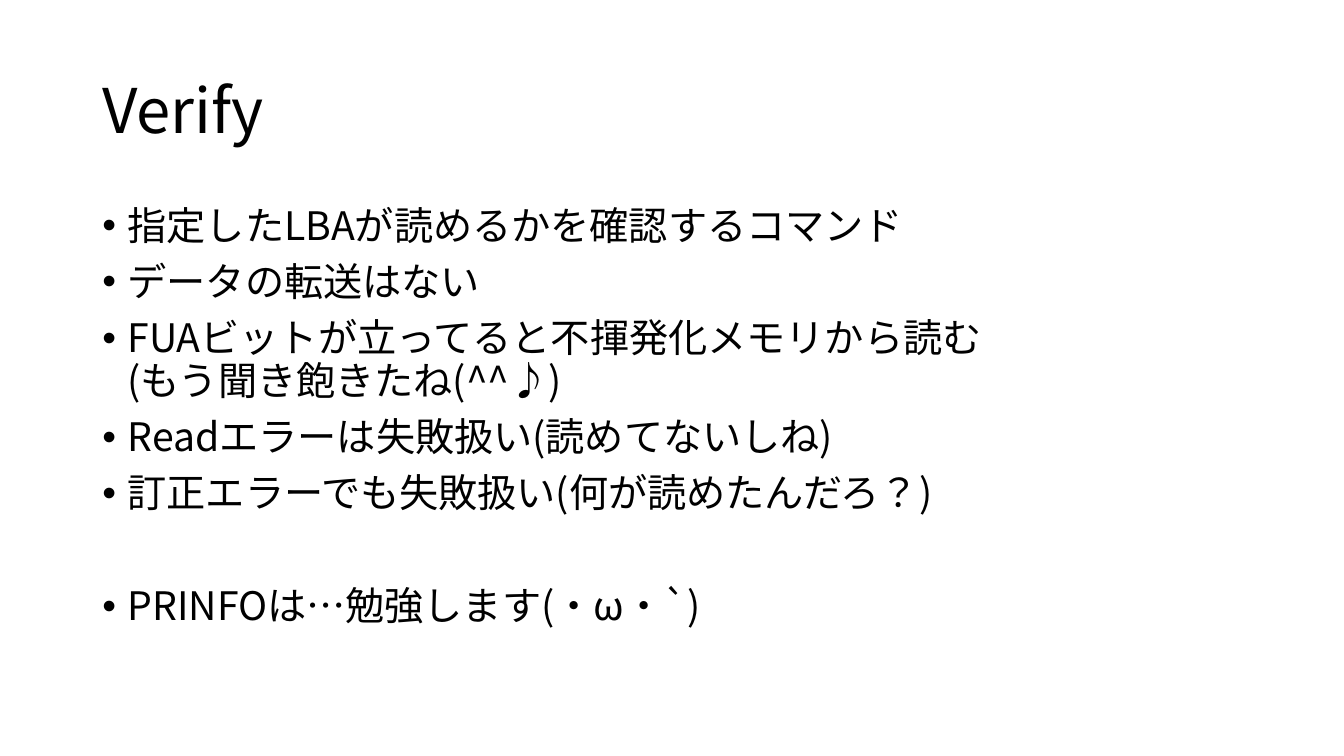
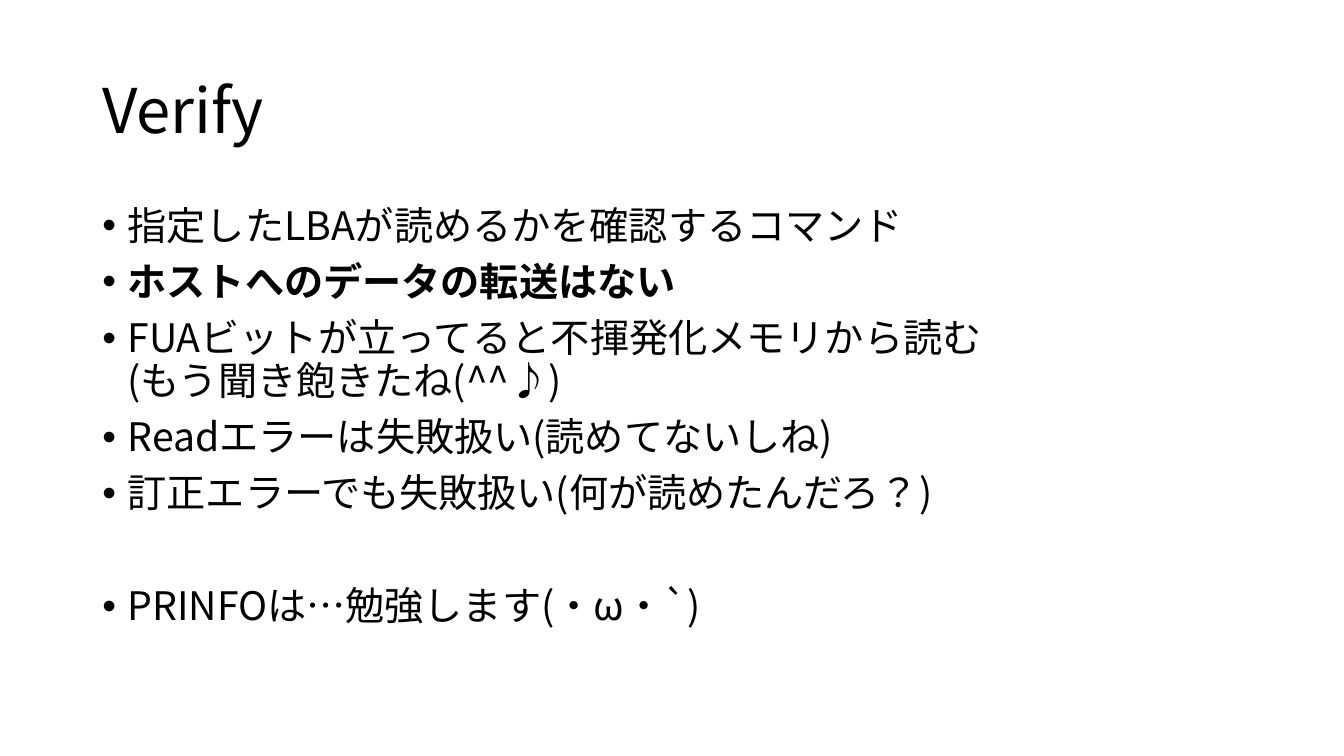
Before and after one commit to sky2244/nvme-specification, a slide deck: slide 4 of NVMe_compare_vs_verify.pptx. Drawn at 1344x756 pixels with LibreOffice and Linux fonts; fonts in the diff are those of the drawing. Boxes give left, top, right and bottom in pixels: in the first picture for what was removed or moved away, otherwise in the second. Text is boxed around its words. In the diff, an @@ line names an element or a change of style, - is before the commit and + after.

Commit message:
Update NVMe_compare_vs_verify.pptx
Update Documents

```diff
--- a/NVMe_compare_vs_verify.pptx
+++ b/NVMe_compare_vs_verify.pptx
@@ text at box(128, 262, 676, 300): text changed; bold on @@
-• データの転送はない
+• ホストへのデータの転送はない
```
